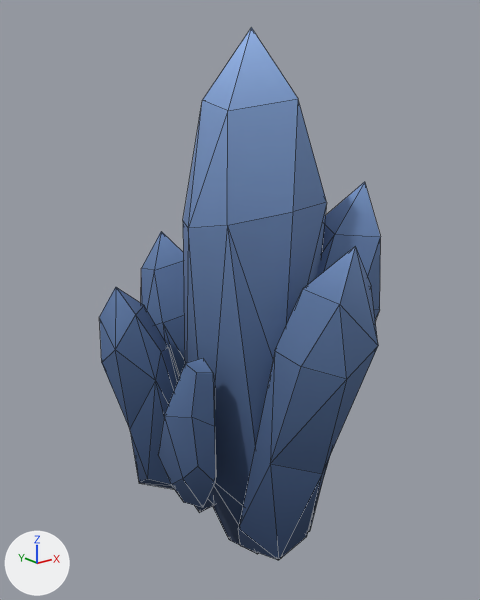
The FBX model Content/Meshes/ExportedModels/SM_IceSpike2.fbx: old version first, new version second.
One viewpoint serves both versions: a 50 mm lens placed at (-2.5, -3.03, 1.51), pointed at (0.0, 0.09, 0.27). Lighting does not change. The marker at lower left points along +X, +Y and +Z. The picture after the commit comes second. Mesh edges are drawn as thin lines. Where no turn or scale is listed for an object, it has been applied to the vertices.

In view in the first picture: 'SM_IceSpike2'.
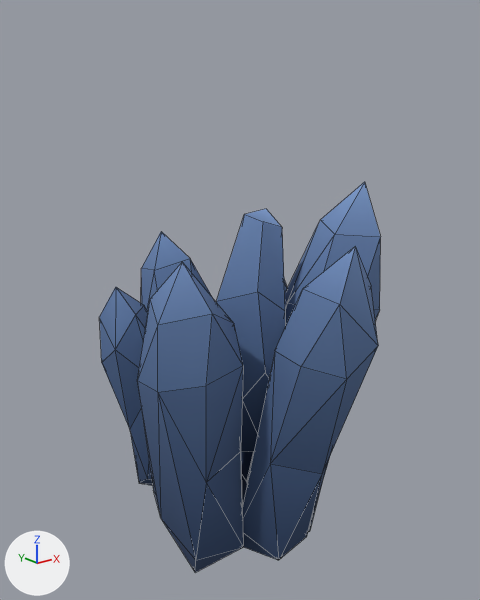
Location of each change, (x1, y1, x2, y2) in pixels of the pictures (480 x 600 px):
'SM_IceSpike2', reshaped (27% shorter)
    before: (100, 27, 381, 560)
    after: (100, 182, 381, 573)
part 1 of me_cube_020, added (blue)
    after: (216, 209, 285, 452)
part 2 of me_cube_020, added (blue)
    after: (137, 263, 243, 573)
part 3 of me_cube_020, deleted (blue)
    before: (158, 358, 216, 508)
part 4 of me_cube_020, deleted (blue)
    before: (183, 27, 327, 554)

Diff of the bpy script that builds the scene:
```diff
--- a/Content/Meshes/ExportedModels/SM_IceSpike2.fbx.py
+++ b/Content/Meshes/ExportedModels/SM_IceSpike2.fbx.py
@@ me_cube_020 @@
 # used by ob_sm_icespike2; location = (0.0, 0.0, 0.0)
-me_cube_020.from_pydata(...)  # 170 vertices, 270 faces; spans x -0.78..0.84, y -0.91..1.01, z -1.53..1.85
+me_cube_020.from_pydata(...)  # 170 vertices, 270 faces; spans x -0.85..0.84, y -0.91..1.01, z -1.53..0.99
+# me_cube_020 part 1: a new loose piece of 26 vertices spanning x -0.24..0.23, y -0.29..0.28, z -0.73..0.84, in mat_material (picture img_colorpalette_png)
+# me_cube_020 part 2: a new loose piece of 24 vertices spanning x -0.85..-0.23, y -0.46..0.24, z -1.34..0.67, in mat_material (picture img_colorpalette_png)
+# me_cube_020 part 3: the loose piece of 26 vertices spanning x -0.68..-0.4, y -0.31..0.11, z -0.88..0.07 is deleted
+# me_cube_020 part 4
+# 24 vertices are removed from x -0.41..0.43, y -0.43..0.45, z -1.52..1.85
+# 41 faces are deleted
 me_cube_020.materials.append(mat_material)
```
